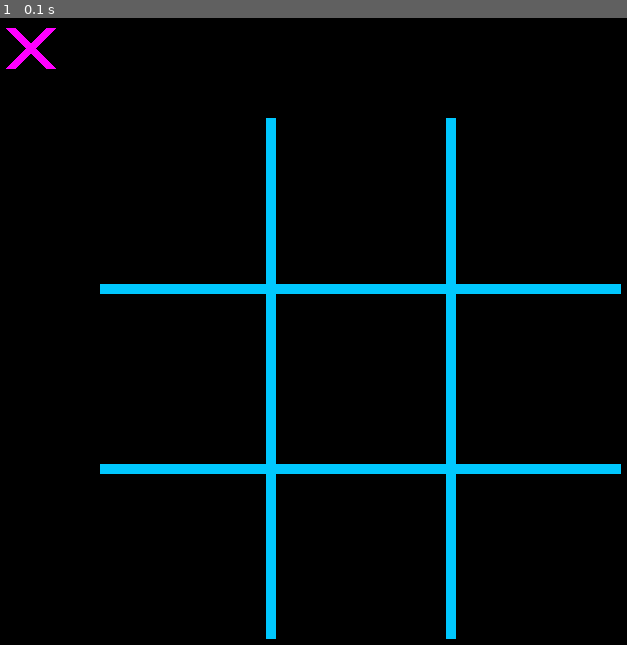
Above: before the commit, frame 1.
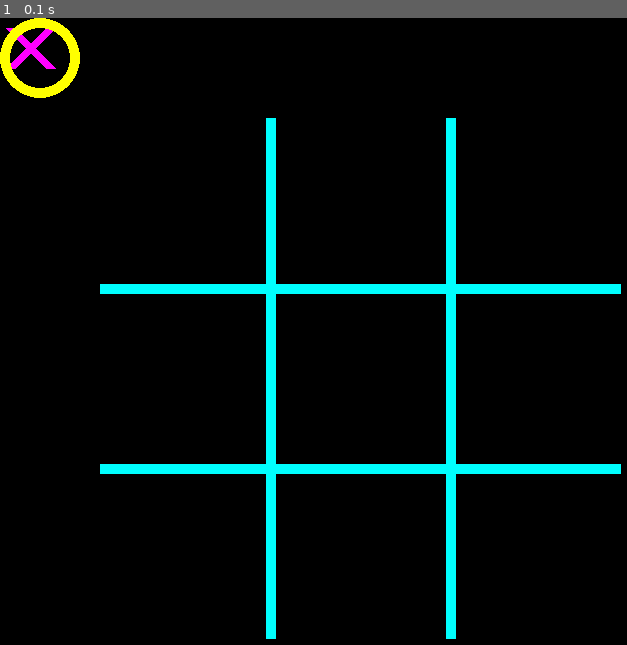
Above: after the commit, the same moment.

Repository: SaulRuizS/Tictactoe
Game: pygame game, started from tictactoe_python.py
The game is run twice, just before and just after one commit, with the same random seed, the same clock (stepped at 60 frames per second) and the same inputs.
Inputs:
- Up to frame 1 (0.1 s): no input

The runs differ from the first frame. In frame 1, 5.7% of the frame differs, in the area x 0-100%, y 0-100%.

Commit message:
Circle added

Diff:
--- /dev/null
+++ b/circle.py
@@ -0,0 +1,38 @@
+#Tic Tac Toe Circle
+
+import  pygame
+
+class Circle:
+
+    screen = 0
+    color = 0
+    screen_width = 0
+    screen_height = 0
+    screen_padding = 0
+    line_padding = 0
+    line_width = 0
+    circle_padding = 40
+    circle_width = 40
+
+    def __init__(self, screen, color, screen_width, screen_height, screen_padding, line_padding, line_width):
+        self.screen = screen
+        self.color = color
+        self.screen_width = screen_width
+        self.screen_height = screen_height
+        self.screen_padding = screen_padding
+        self.line_padding = line_padding
+        self.line_width = line_width
+
+    def Draw(self):
+        line_1_start_pos_x = self.circle_padding
+        line_1_start_pos_y = self.circle_padding
+        line_1_end_pos_x = line_1_start_pos_x + self.circle_width
+        line_1_end_pos_y = line_1_start_pos_y + self.circle_width
+
+        line_2_start_pos_x = line_1_start_pos_x
+        line_2_start_pos_y = line_1_start_pos_y + self.circle_width
+        line_2_end_pos_x = line_1_end_pos_x
+        line_2_end_pos_y = line_1_end_pos_y - self.circle_width
+
+        #
+        pygame.draw.circle(self.screen,self.color,(line_1_start_pos_x,line_1_start_pos_y),self.circle_padding,self.line_width)
--- a/tictactoe_python.py
+++ b/tictactoe_python.py
@@ -3,6 +3,7 @@
 import pygame
 from grid import Grid
 from cross import Cross
+from circle import Circle
 
 # pygame setup
 pygame.init()
@@ -20,13 +21,15 @@
 #top_padding = 60
 #spaceOfLines = 50
 
-grid_color = pygame.Color(0,200,255)
+grid_color = pygame.Color(0,255,255)
 cross_color = pygame.Color(255,0,255)
+circle_color = pygame.Color(255,255,0)
 #pygame.Color(0,255,255)
 #pygame.Color(255,255,0)
 
 grid = Grid(screen,grid_color,screen_padding,line_padding,SCREEN_WIDTH,SCREEN_HEIGHT,line_width)
 cross = Cross(screen,cross_color,SCREEN_WIDTH,SCREEN_HEIGHT,screen_padding,line_padding,line_width)
+circle = Circle(screen,circle_color,SCREEN_WIDTH,SCREEN_HEIGHT,screen_padding,line_padding,line_width)
 
 while running:
     # poll for events
@@ -44,6 +47,8 @@
 
     cross.Draw()
 
+    circle.Draw()
+
     # flip() the display to put your work on screen
     pygame.display.flip()
 
